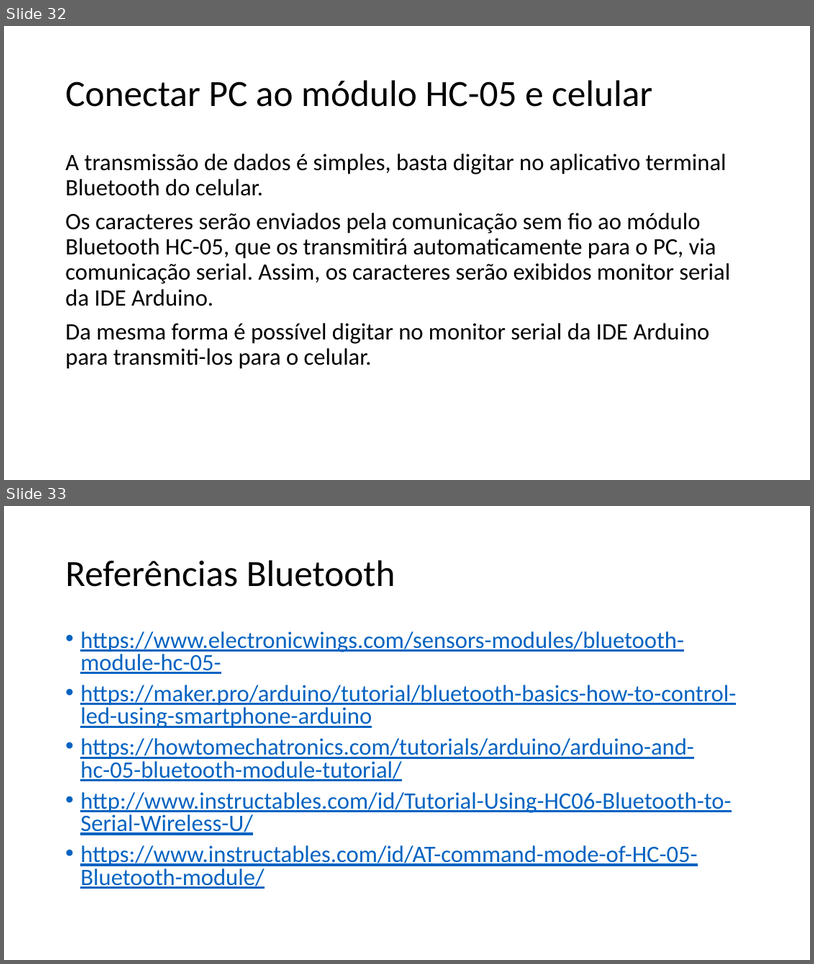
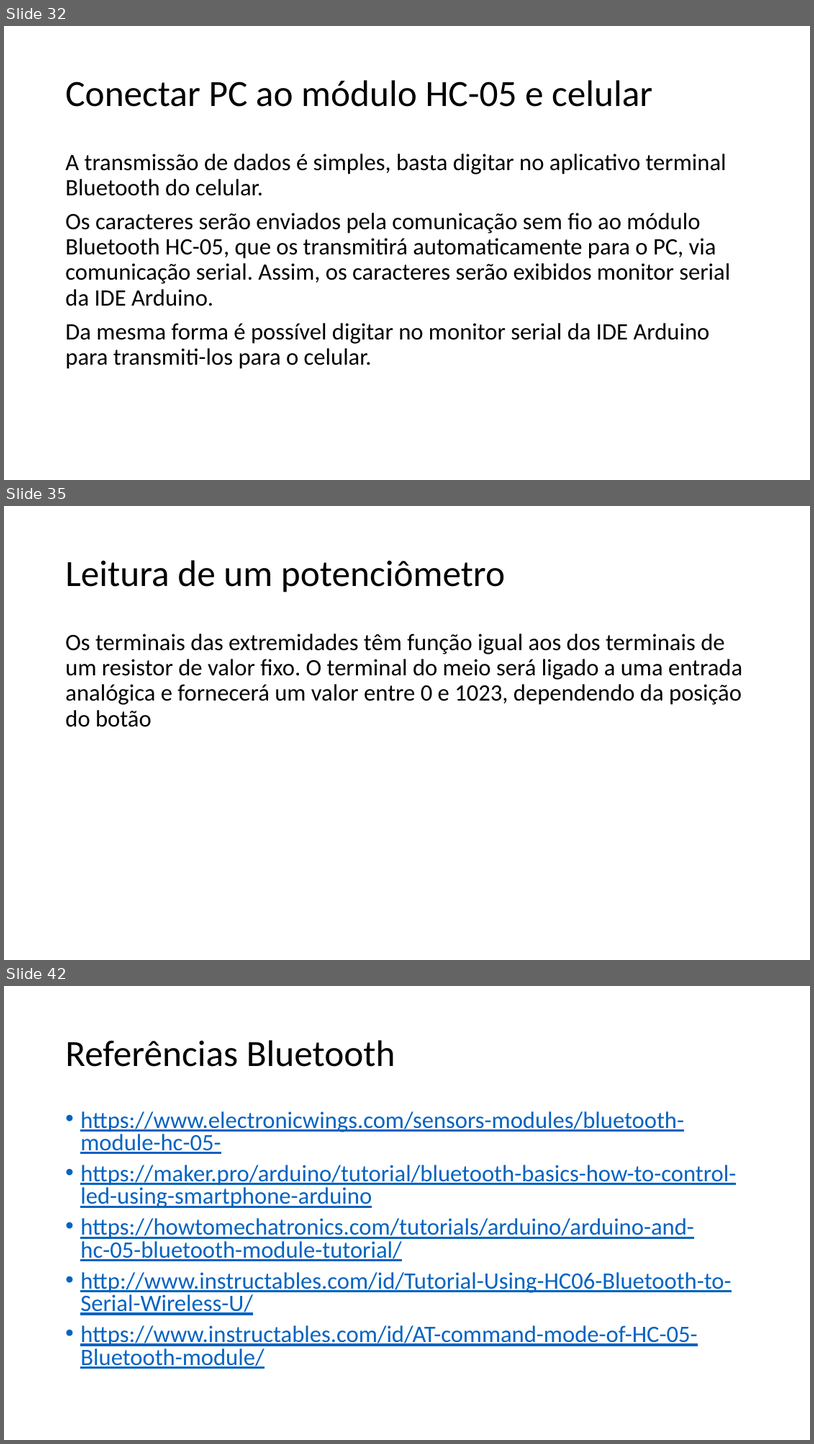
Before and after one commit to salmo-jr/public-slides, a slide deck: arduino-bluetooth.pptx. Shown one above the other, each under a label of ours: slides 32 and 33 before the commit, slides 32, 35 and 42 after it; the slides between them are not shown. The pictures are 814x964 and 814x1444 pixels, drawn with LibreOffice and Linux fonts; fonts in the diff are those of the drawing. Boxes give left, top, right and bottom in pixels: in the first picture for what was removed or moved away, otherwise in the second. Text is boxed around its words. In the diff, an @@ line names an element or a change of style, - is before the commit and + after.

Commit message:
inserção de slides de experimento com potenciômetro e referências para o sensor de temperatura LM35

```diff
--- a/arduino-bluetooth.pptx
+++ b/arduino-bluetooth.pptx
@@ slide 35 added at box(4, 506, 810, 960), background #FFFFFF @@
@@ title added at box(65, 560, 505, 592), 44 pt, text #000000 @@
+Leitura de um potenciômetro
@@ text added at box(65, 633, 743, 727), 28 pt, text #000000 @@
+Os terminais das extremidades têm função igual aos dos terminais de um resistor de valor fixo. O terminal do meio será ligado a uma entrada analógica e fornecerá um valor entre 0 e 1023, dependendo da posição do botão
@@ what was slide 33 is now slide 42 @@
```
Also in this commit, not shown: 1 slide changed, 8 other slides added, 1 other file.
